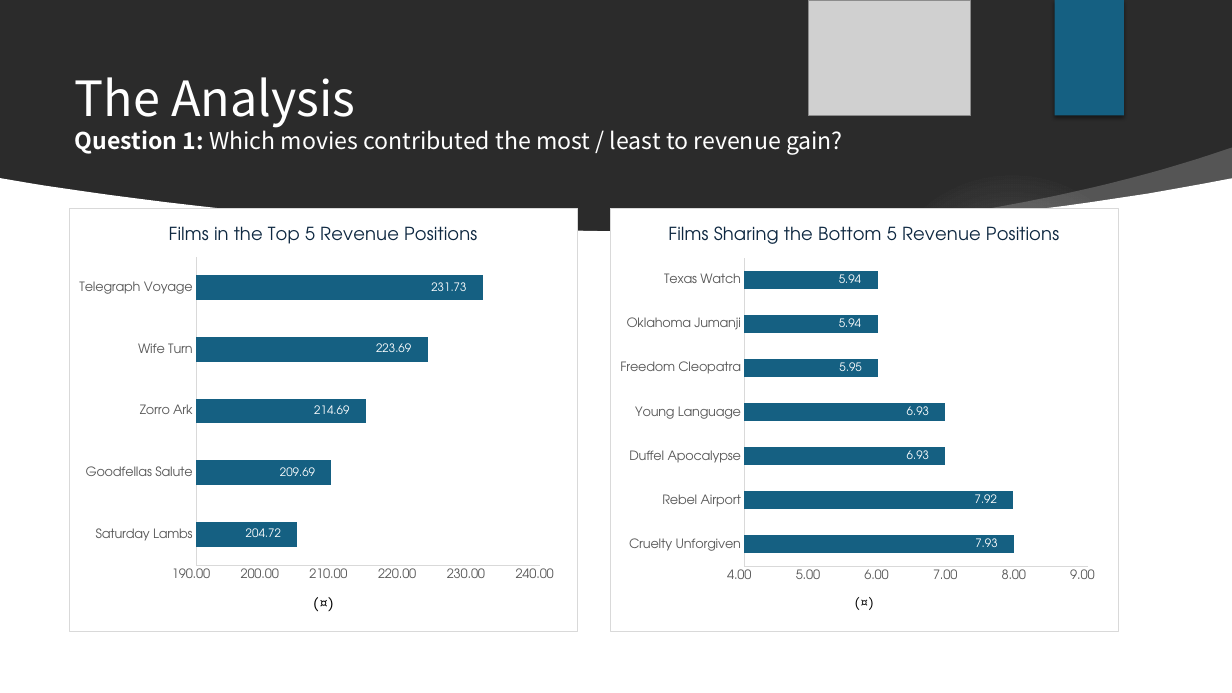
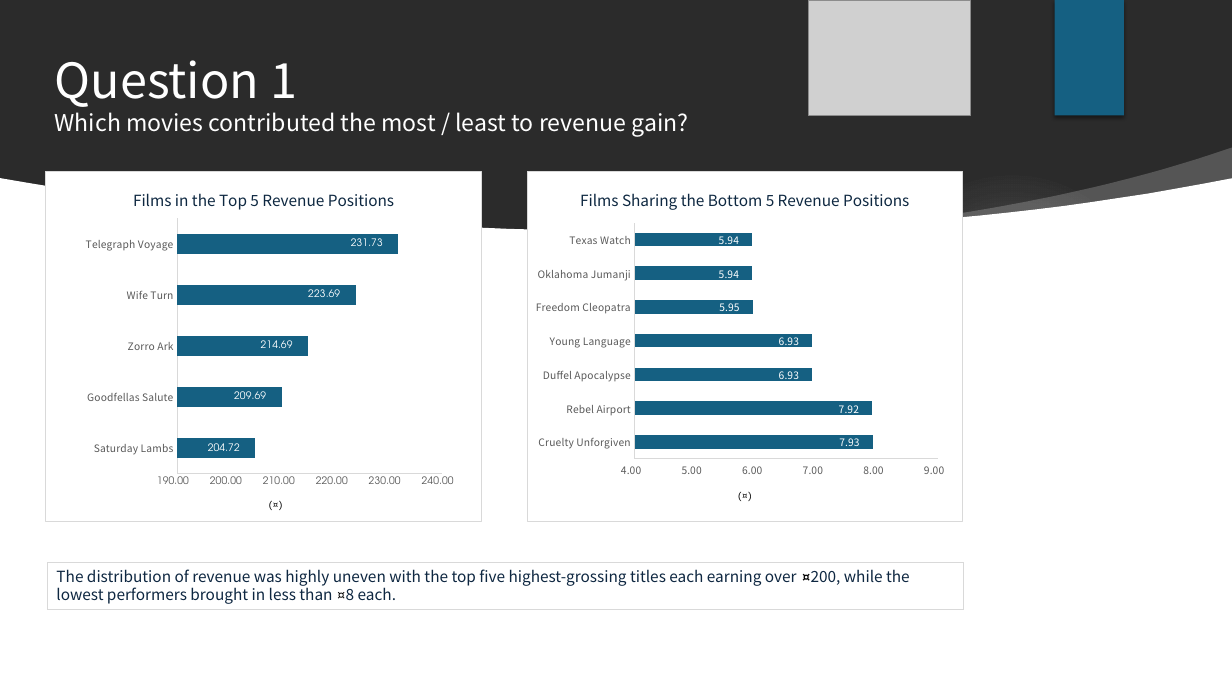
Before and after one commit to davidgriesel/03_streaming_service_database_queries, a slide deck: slide 4 of deliverables/presentation.pptx (slide 6 before the commit). Drawn at 1232x693 pixels with LibreOffice and Linux fonts; fonts in the diff are those of the drawing; grey boxes stand for pictures; background and template pictures are left out; a plain dark background stands for a picture behind light text. Boxes give left, top, right and bottom in pixels: in the first picture for what was removed or moved away, otherwise in the second. Text is boxed around its words. In the diff, an @@ line names an element or a change of style, - is before the commit and + after.

```diff
--- a/deliverables/presentation.pptx
+++ b/deliverables/presentation.pptx
@@ title at (55, 60, 688, 137): text changed @@
-The Analysis
-Question 1: Which movies contributed the most / least to revenue gain?
+Question 1
+Which movies contributed the most / least to revenue gain?
@@ bar stacked chart at (45, 171, 482, 522) @@
@@ data labels of Series 1 changed @@
@@ category axis changed @@
@@ value axis changed @@
@@ plot area changed @@
@@ bar stacked chart: place and size @@
-bar stacked chart at (68, 208, 578, 632)
+bar stacked chart at (45, 171, 482, 522)
@@ bar stacked chart at (527, 171, 963, 522) @@
@@ data labels of Series 1 changed @@
@@ category axis changed @@
@@ value axis changed @@
@@ bar stacked chart: place and size @@
-bar stacked chart at (610, 208, 1119, 632)
+bar stacked chart at (527, 171, 963, 522)
@@ rectangle added at (47, 563, 963, 609), outline #D9D9D9 0.75 pt, 12 pt, text #0E2741 @@
+The distribution of revenue was highly uneven with the top five highest-grossing titles each earning over ¤200, while the lowest performers brought in less than ¤8 each.
```
Also in this commit, not shown: 7 other slides changed, 2 slides added, 3 slides removed, 7 other files.
